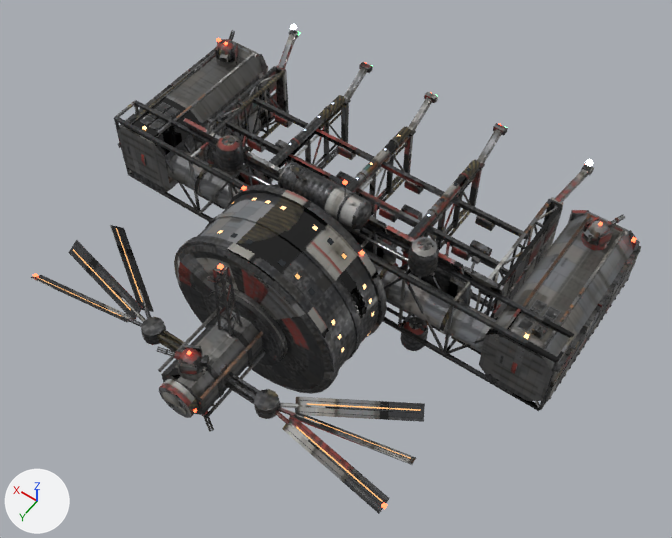
The Blender file blender/mercenary_outpost.blend as it was, and as the next commit left it.
Rendered twice from a 50 mm lens placed at (-42.5, 63.9, 86.0), pointed at (-3.1, 8.7, -0.7). The axes (+X, +Y, +Z) are drawn at lower left. The lights are the same throughout. The first picture is the older version.

Before the edit, the objects in view are built like this:
```python
ob_mercenary_outpost_hull = bpy.data.objects.new('mercenary_outpost_hull', me_mercenary_outpost_hull)
ob_mercenary_outpost_hull.parent = ob_mercenary_outpost
ob_mercenary_outpost_hull.location = (0.0, 0.0, 0.0)
ob_mercenary_outpost_lights = bpy.data.objects.new('mercenary_outpost_lights', me_mercenary_outpost_lights)
ob_mercenary_outpost_lights.parent = ob_mercenary_outpost
ob_mercenary_outpost_lights.location = (0.0, 0.0, 0.0)
```
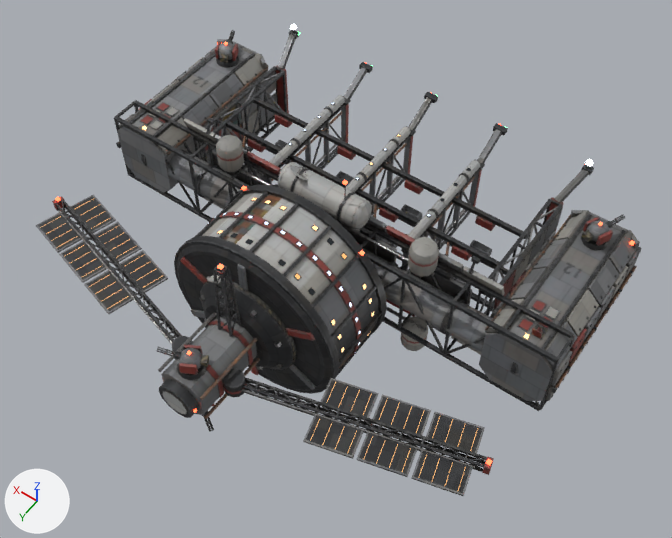
Edits to the bpy script that builds the scene:
```text
Change me_mercenary_outpost_hull:
    used by ob_mercenary_outpost_hull; parent = ob_mercenary_outpost; location = (0.0, 0.0, 0.0)
    remove me_mercenary_outpost_hull.from_pydata(...)  # 12776 vertices, 10736 faces; spans x -31.6..31.6, y -16.9..33.6, z -11.4..13.1
    add me_mercenary_outpost_hull.from_pydata(...)  # 15928 vertices, 13120 faces; spans x -32.0..32.0, y -16.9..33.6, z -11.4..13.1
    me_mercenary_outpost_hull part 1: the loose piece of 24 vertices spanning x -31.5..-31.0, y -8.6..-5.2, z 0.1..3.0 is scaled about its middle by (1.07, 0.918, 0.976), then moved by (0.0, 0.0, 0.1)
    me_mercenary_outpost_hull part 2: the loose piece of 24 vertices spanning x -31.5..-31.0, y -5.1..-1.8, z 0.1..3.0 is scaled about its middle by (1.07, 0.918, 0.976), then moved by (0.0, 0.0, 0.1)
    me_mercenary_outpost_hull part 3: the loose piece of 24 vertices spanning x -31.5..-31.0, y -1.5..1.8, z -3.0..-0.1 is scaled about its middle by (1.07, 0.918, 0.976), then moved by (0.0, 0.0, 3.2)
    me_mercenary_outpost_hull part 4: the loose piece of 24 vertices spanning x -31.5..-31.0, y 5.4..8.8, z -3.0..-0.1 is scaled about its middle by (1.07, 0.918, 0.976), then moved by (0.0, 0.0, 3.2)
    me_mercenary_outpost_hull part 5: the loose piece of 24 vertices spanning x -31.5..-31.0, y -12.0..-8.8, z -3.0..-0.1 is scaled about its middle by (1.07, 0.429, 0.976), then moved by (0.0, -0.8, -0.1)
    me_mercenary_outpost_hull part 6: the loose piece of 24 vertices spanning x -31.5..-31.0, y -8.6..-5.2, z -3.0..-0.1 is scaled about its middle by (1.07, 0.918, 0.976), then moved by (0.0, -1.7, -0.1)
    me_mercenary_outpost_hull part 7: the loose piece of 24 vertices spanning x -31.5..-31.0, y -5.1..-1.8, z -3.0..-0.1 is scaled about its middle by (1.07, 0.918, 0.976), then moved by (0.0, 1.8, -0.1)
    me_mercenary_outpost_hull part 8: the loose piece of 24 vertices spanning x -31.5..-31.0, y 1.9..5.2, z -3.0..-0.1 is scaled about its middle by (1.07, 0.918, 0.976), then moved by (0.0, -1.7, -0.1)
    me_mercenary_outpost_hull part 9: the loose piece of 24 vertices spanning x 31.0..31.5, y -8.6..-5.2, z 0.1..3.0 is rebuilt with 24 vertices and now spans x 31.0..31.6, y -8.4..-5.4, z 0.1..3.1
    me_mercenary_outpost_hull part 10: the loose piece of 24 vertices spanning x 31.0..31.5, y -5.1..-1.8, z 0.1..3.0 is rebuilt with 24 vertices and now spans x 31.0..31.6, y -4.9..-1.9, z 0.1..3.1
    me_mercenary_outpost_hull part 11: 82 loose pieces with 736 vertices, spanning x -31.6..31.6, y -12.0..31.0, z -2.9..5.9, are deleted
    me_mercenary_outpost_hull part 12: 456 vertices removed from x -24.4..24.2, y 8.9..31.0, z -5.5..5.5; 2920 vertices added at x -30.9..30.9, y 9.1..29.3, z -11.3..11.3
    me_mercenary_outpost_hull part 13: 3 vertices moved within x 31.0..31.5, y -8.8..2.0, z 3.0; 245 vertices removed from x 31.0..31.6, y -12.0..8.8, z -3.0..3.0; 1033 vertices added at x 22.7..32.0, y -11.9..8.9, z -3.1..4.8
    me_mercenary_outpost_hull part 14: 2 vertices moved within x -31.5, y -8.8..2.0, z 3.0; 125 vertices removed from x -31.6..-31.0, y -12.0..8.8, z 0.1..3.0; 737 vertices added at x -32.0..-22.7, y -11.9..8.9, z -3.1..4.8
    me_mercenary_outpost_hull part 15: 8701 kept faces spanning x -31.3..31.3, y -16.9..33.6, z -11.4..13.1 get new texture (UV) coordinates
    other edits to the shape of me_mercenary_outpost_hull do not show in these pictures
Change me_mercenary_outpost_lights:
    used by ob_mercenary_outpost_lights; parent = ob_mercenary_outpost; location = (0.0, 0.0, 0.0)
    remove me_mercenary_outpost_lights.from_pydata(...)  # 1436 vertices, 751 faces; spans x -30.8..30.8, y -17.0..33.2, z -10.6..13.4
    add me_mercenary_outpost_lights.from_pydata(...)  # 1900 vertices, 1011 faces; spans x -30.8..30.8, y -17.0..33.2, z -10.6..13.4
    me_mercenary_outpost_lights part 16: 48 vertices removed from x 11.6..23.9, y 19.5..30.5, z -0.3..0.3; 256 vertices added at x 2.9..30.7, y 15.2..28.9, z -0.1..10.8
    me_mercenary_outpost_lights part 17: 48 vertices removed from x -24.0..-11.4, y 19.2..30.2, z -0.3..0.3; 200 vertices added at x -30.7..-12.3, y 17.6..28.9, z -0.1..0.9
    other edits to the shape of me_mercenary_outpost_lights do not show in these pictures
```

Pixel boxes [x1, y1, x2, y2] of what changed, in the pictures (672 x 538 px; the box of a moved part takes in the faces that stretch with it):
'mercenary_outpost_hull', reshaped: before [31, 30, 641, 514]; after [36, 30, 641, 496]
'mercenary_outpost_lights', reshaped: before [33, 24, 636, 509]; after [40, 24, 635, 490]
part 1 of me_mercenary_outpost_hull, moved or reshaped: before [610, 264, 628, 299]; after [611, 266, 629, 299]
part 2 of me_mercenary_outpost_hull, moved or reshaped: before [597, 285, 615, 319]; after [597, 286, 615, 320]
part 3 of me_mercenary_outpost_hull, moved or reshaped: before [577, 327, 594, 356]; after [583, 307, 601, 341]
part 4 of me_mercenary_outpost_hull, moved or reshaped: before [545, 371, 565, 402]; after [551, 350, 572, 386]
part 5 of me_mercenary_outpost_hull, moved or reshaped (not visible afterwards): before [617, 268, 633, 295]
part 6 of me_mercenary_outpost_hull, moved or reshaped (not visible afterwards): before [604, 288, 620, 315]
part 7 of me_mercenary_outpost_hull, moved or reshaped (not visible afterwards): before [590, 309, 606, 336]
part 8 of me_mercenary_outpost_hull, moved or reshaped (not visible afterwards): before [562, 350, 579, 379]
part 9 of me_mercenary_outpost_hull, rebuilt (mostly hidden afterwards): before [188, 57, 206, 72]; after [188, 57, 204, 70]
part 10 of me_mercenary_outpost_hull, rebuilt (mostly hidden afterwards): before [171, 71, 189, 86]; after [171, 71, 186, 84]
part 11 of me_mercenary_outpost_hull, deleted: before [31, 72, 636, 510]
part 12 of me_mercenary_outpost_hull, built on: before [39, 226, 422, 514]; after [36, 191, 494, 496]
part 13 of me_mercenary_outpost_hull, built on (mostly hidden before): before [116, 47, 216, 158]; after [116, 39, 269, 160]
part 14 of me_mercenary_outpost_hull, built on: before [550, 246, 641, 387]; after [485, 210, 641, 401]
part 15 of me_mercenary_outpost_hull, surface changed: [115, 30, 640, 421] in both
part 16 of me_mercenary_outpost_lights, reshaped: before [37, 228, 143, 316]; after [40, 197, 254, 309]
part 17 of me_mercenary_outpost_lights, reshaped: before [296, 403, 421, 502]; after [310, 382, 492, 490]
